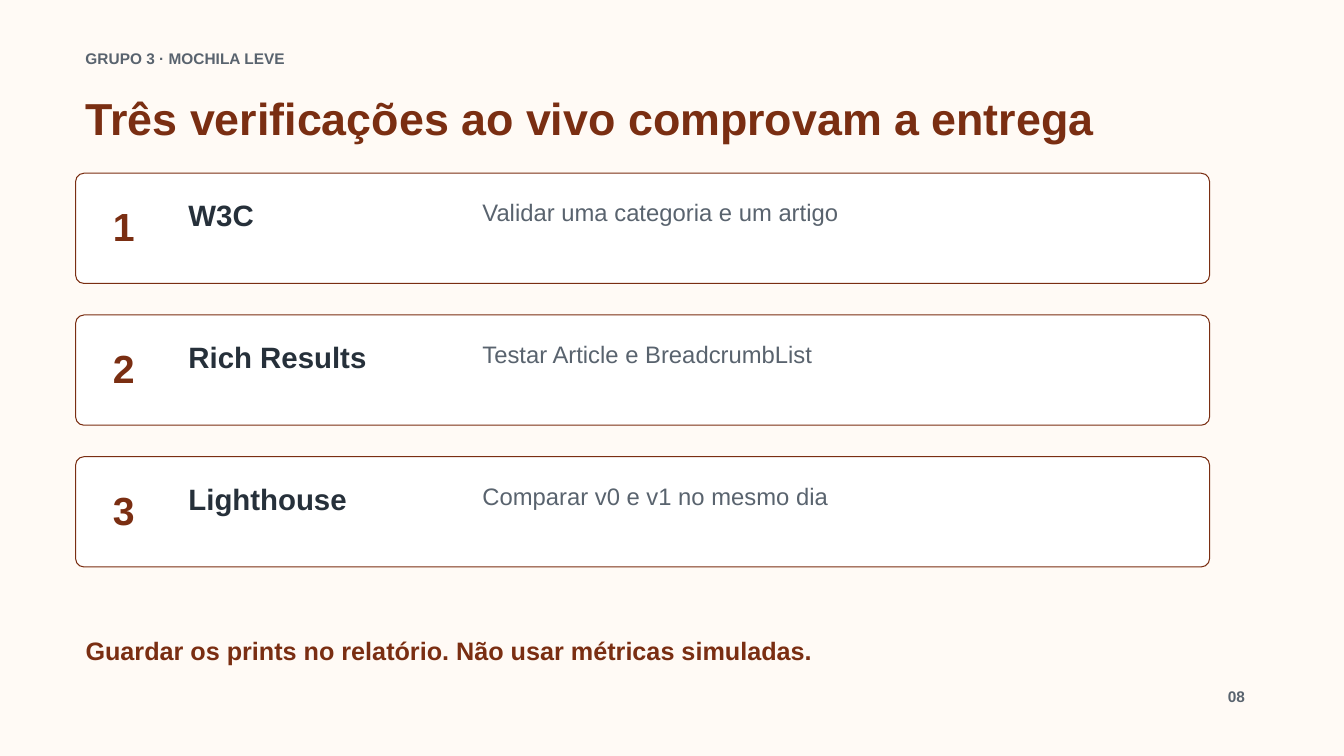
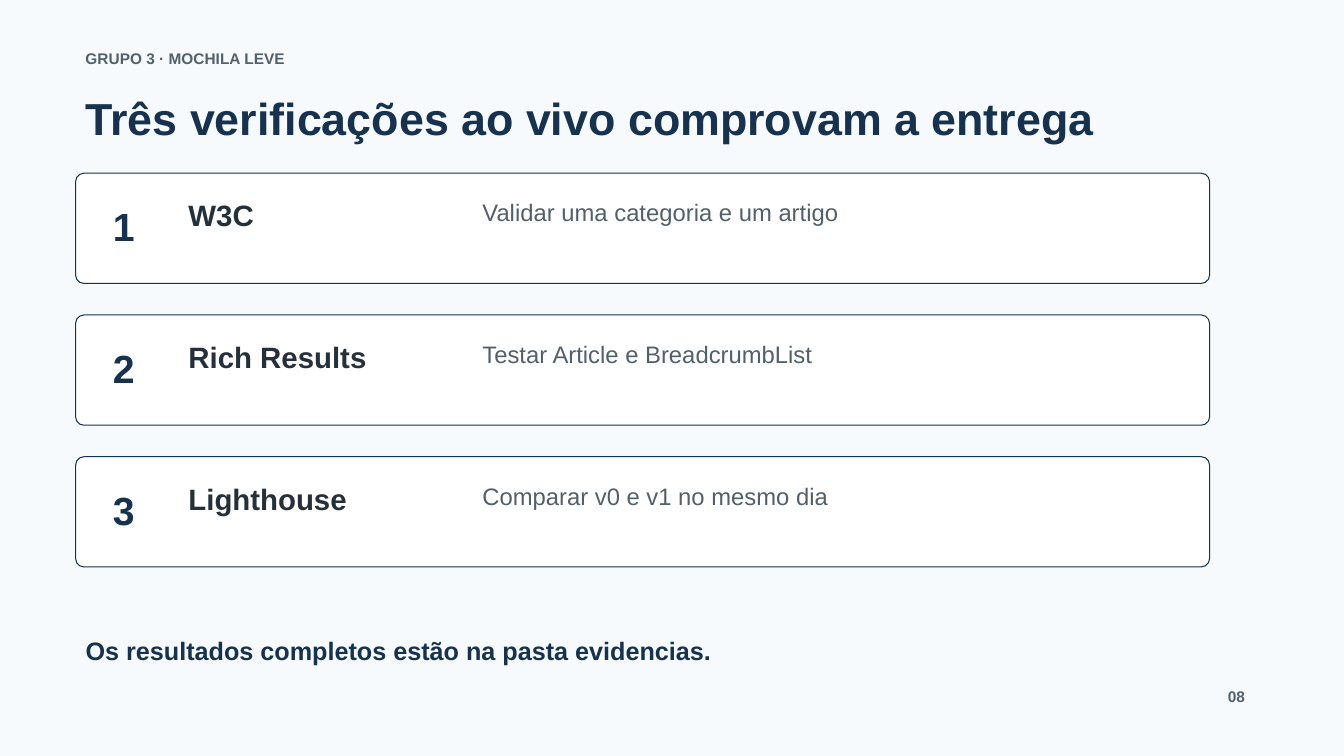
Before and after one commit to MRIshizawa/grupo3-blog-mochila-leve-seo, a slide deck: slide 8 of apresentacao-seo-grupo3.pptx. Drawn at 1344x756 pixels with LibreOffice and Linux fonts; fonts in the diff are those of the drawing. Boxes give left, top, right and bottom in pixels: in the first picture for what was removed or moved away, otherwise in the second. Text is boxed around its words. In the diff, an @@ line names an element or a change of style, - is before the commit and + after.

```diff
--- a/apresentacao-seo-grupo3.pptx
+++ b/apresentacao-seo-grupo3.pptx
@@ background #FFFAF5 to #F7FAFC @@
@@ outline #7A2E12 0.75 pt to #16324F 0.75 pt in 3 elements at box(76, 173, 1210, 283), box(76, 315, 1210, 424), box(76, 457, 1210, 567) @@
@@ text colour #7A2E12 to #16324F in 4 elements at box(85, 101, 1094, 144), box(113, 214, 135, 241), box(113, 355, 135, 383), box(113, 497, 135, 526) @@
@@ text at box(86, 641, 711, 665): text changed; text colour #7A2E12 to #16324F @@
-Guardar os prints no relatório. Não usar métricas simuladas.
+Os resultados completos estão na pasta evidencias.
```
Also in this commit, not shown: 9 other slides changed, 2 other files.
